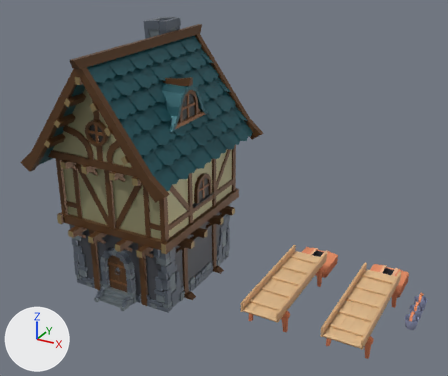
What one commit did to the glTF model roblox-games/mare-essentia/assets/inbox-hold/london_workshop_tin.glb.
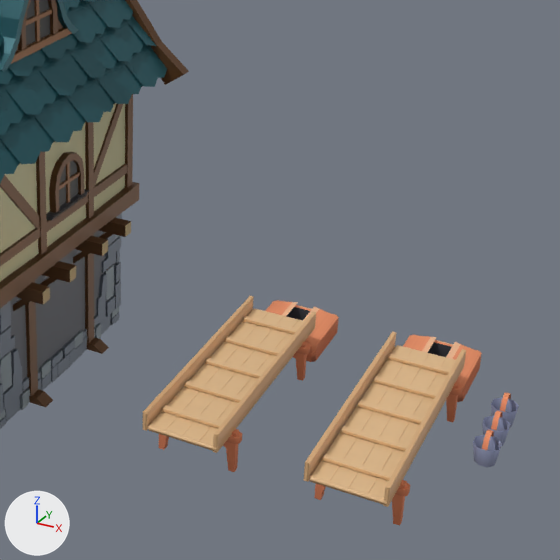
Each version appears first whole from a 50 mm camera at (14.77, -28.87, 20.9) aimed at (-0.58, -0.97, 6.95), and next in a close-up on the part from 38% to 100% of the width and 26% to 100% of the height. The axes (+X, +Y, +Z) are drawn at lower left. The lights are the same throughout. The older version's two pictures come first. Where no turn or scale is listed for an object, it has been applied to the vertices.

Names of what the first close-up shows: 'House_1', 'Wood_Plank_A', 'Wood_Plank_A.001', 'Wood_Plank_A.002', 'Wood_Plank_A.004', 'Wood_Plank_A.005', 'Wood_Plank_A.011', 'Wood_Plank_A.012', 'Wood_Plank_A.013', 'Wood_Plank_A.015', 'Wood_Plank_A.016', 'box-open.001' and 20 more.
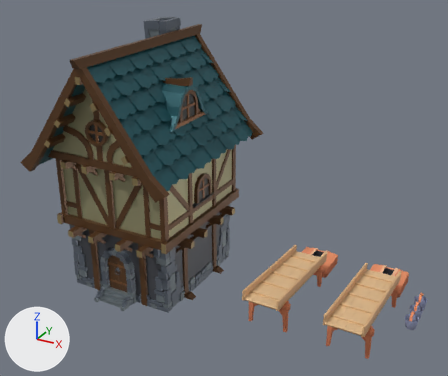
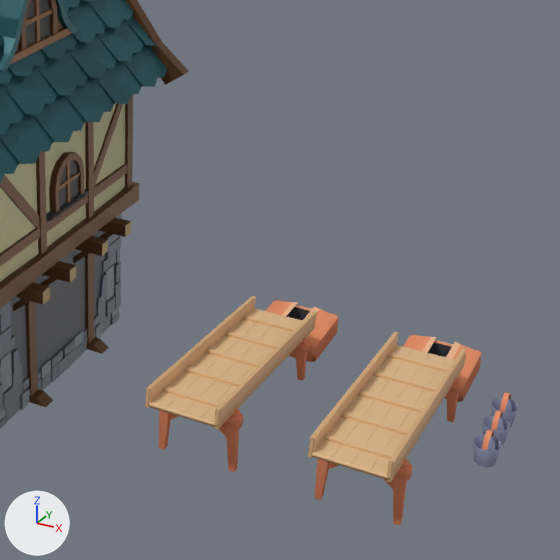
Not drawn themselves, but carrying or shaping drawn objects: ob_sluice_timber_support_001, ob_sluice_base_plank, ob_sluice_base_plank_001, ob_sluice_base_plank_002, ob_sluice_base_plank_003, ob_sluice_raised_sideboard, ob_sluice_raised_sideboard_001, ob_sluice_riffle, ob_sluice_timber_support_002, ob_sluice_timber_support_003, ob_sluice_base_plank_004, ob_sluice_base_plank_005, ob_sluice_base_plank_006, ob_sluice_base_plank_007, ob_sluice_raised_sideboard_002, ob_sluice_raised_sideboard_003, ob_sluice_riffle_005.

Boxes (x1, y1, x2, y2) around the edits, measured in the close-ups (560 x 560 px):
'Wood_Plank_A.013', moved, turned
    before: (348, 353, 446, 499)
    after: (350, 353, 446, 475)
'Wood_Plank_A.005', moved, turned
    before: (213, 312, 316, 453)
    after: (214, 311, 317, 429)
'Wood_Plank_A.012', moved, turned
    before: (329, 349, 430, 493)
    after: (331, 349, 430, 468)
'Wood_Plank_A.011', moved, turned
    before: (310, 345, 413, 487)
    after: (312, 345, 413, 463)
'Wood_Plank_A.004', moved, turned
    before: (143, 296, 254, 431)
    after: (145, 295, 256, 408)
'Wood_Plank_A.002', moved, turned
    before: (182, 316, 299, 446)
    after: (183, 316, 298, 422)
'Wood_Plank_A.001', moved, turned
    before: (165, 312, 284, 441)
    after: (166, 312, 283, 417)
'Wood_Plank_A', moved, turned
    before: (148, 308, 269, 435)
    after: (149, 309, 269, 412)
'Wood_Plank_A.015', moved, turned
    before: (304, 332, 396, 482)
    after: (308, 332, 399, 458)
'Wood_Plank_A.016', moved, turned
    before: (383, 349, 466, 507)
    after: (386, 348, 467, 482)
'Wood_Plank_A.014', moved, turned
    before: (367, 358, 456, 506)
    after: (370, 358, 454, 481)
'Wood_Plank_A.003', moved, turned
    before: (199, 320, 304, 451)
    after: (200, 320, 302, 428)
'wood-support.003', rescaled
    before: (314, 480, 410, 526)
    after: (314, 459, 413, 526)
'wood-support.001', rescaled
    before: (159, 429, 242, 472)
    after: (159, 409, 243, 472)
'Wood_Plank_A.017', moved, turned
    before: (388, 354, 451, 375)
    after: (389, 352, 450, 372)
'wood-support.002', rescaled (7% taller)
    before: (446, 381, 463, 423)
    after: (445, 378, 463, 423)
'Wood_Plank_A.006', moved
    before: (244, 316, 298, 334)
    after: (244, 315, 296, 332)

What changed in the scene script:
```text
Change ob_sluice_timber_support_001:
    ob_sluice_timber_support_001.scale: (2.3, 1.4, 1.25) -> (2.3, 1.4, 1.88)
Change ob_sluice_base_plank:
    ob_sluice_base_plank.location: (2.35, 0.0, 1.23) -> (2.35, 0.0, 1.6)
    ob_sluice_base_plank.rotation_euler: (0.0, 0.0, 0.0) -> (-0.0997, 0.0, 0.0)  # degrees (0, 0, 0) -> degrees (-5.7, 0, 0)
Change ob_sluice_base_plank_001:
    ob_sluice_base_plank_001.location: (2.85, 0.0, 1.23) -> (2.85, 0.0, 1.6)
    ob_sluice_base_plank_001.rotation_euler: (0.0, 0.0, 0.0) -> (-0.0997, 0.0, 0.0)  # degrees (0, 0, 0) -> degrees (-5.7, 0, 0)
Change ob_sluice_base_plank_002:
    ob_sluice_base_plank_002.location: (3.35, 0.0, 1.23) -> (3.35, 0.0, 1.6)
    ob_sluice_base_plank_002.rotation_euler: (0.0, 0.0, 0.0) -> (-0.0997, 0.0, 0.0)  # degrees (0, 0, 0) -> degrees (-5.7, 0, 0)
Change ob_sluice_base_plank_003:
    ob_sluice_base_plank_003.location: (3.85, 0.0, 1.23) -> (3.85, 0.0, 1.6)
    ob_sluice_base_plank_003.rotation_euler: (0.0, 0.0, 0.0) -> (-0.0997, 0.0, 0.0)  # degrees (0, 0, 0) -> degrees (-5.7, 0, 0)
Change ob_sluice_raised_sideboard:
    ob_sluice_raised_sideboard.location: (2.06, 0.0, 1.49) -> (2.12, 0.0259, 1.859)
    ob_sluice_raised_sideboard.rotation_euler: (0.0, -1.571, 0.0) -> (-1.571, -1.471, 1.571)  # degrees (0, -90, 0) -> degrees (-90, -84, 90)
Change ob_sluice_raised_sideboard_001:
    ob_sluice_raised_sideboard_001.location: (4.14, 0.0, 1.49) -> (4.14, 0.0259, 1.859)
    ob_sluice_raised_sideboard_001.rotation_euler: (0.0, -1.571, 0.0) -> (-1.571, -1.471, 1.571)  # degrees (0, -90, 0) -> degrees (-90, -84, 90)
Change ob_sluice_riffle:
    ob_sluice_riffle.location: (3.1, 2.8, 1.39) -> (3.1, 2.798, 1.441)
Change ob_sluice_timber_support_002:
    ob_sluice_timber_support_002.scale: (2.3, 1.4, 1.25) -> (2.3, 1.4, 1.37)
Change ob_sluice_timber_support_003:
    ob_sluice_timber_support_003.scale: (2.3, 1.4, 1.25) -> (2.3, 1.4, 1.88)
Change ob_sluice_base_plank_004:
    ob_sluice_base_plank_004.location: (6.95, 0.0, 1.23) -> (6.95, 0.0, 1.6)
    ob_sluice_base_plank_004.rotation_euler: (0.0, 0.0, 0.0) -> (-0.0997, 0.0, 0.0)  # degrees (0, 0, 0) -> degrees (-5.7, 0, 0)
Change ob_sluice_base_plank_005:
    ob_sluice_base_plank_005.location: (7.45, 0.0, 1.23) -> (7.45, 0.0, 1.6)
    ob_sluice_base_plank_005.rotation_euler: (0.0, 0.0, 0.0) -> (-0.0997, 0.0, 0.0)  # degrees (0, 0, 0) -> degrees (-5.7, 0, 0)
Change ob_sluice_base_plank_006:
    ob_sluice_base_plank_006.location: (7.95, 0.0, 1.23) -> (7.95, 0.0, 1.6)
    ob_sluice_base_plank_006.rotation_euler: (0.0, 0.0, 0.0) -> (-0.0997, 0.0, 0.0)  # degrees (0, 0, 0) -> degrees (-5.7, 0, 0)
Change ob_sluice_base_plank_007:
    ob_sluice_base_plank_007.location: (8.45, 0.0, 1.23) -> (8.45, 0.0, 1.6)
    ob_sluice_base_plank_007.rotation_euler: (0.0, 0.0, 0.0) -> (-0.0997, 0.0, 0.0)  # degrees (0, 0, 0) -> degrees (-5.7, 0, 0)
Change ob_sluice_raised_sideboard_002:
    ob_sluice_raised_sideboard_002.location: (6.66, 0.0, 1.49) -> (6.72, 0.0259, 1.859)
    ob_sluice_raised_sideboard_002.rotation_euler: (0.0, -1.571, 0.0) -> (-1.571, -1.471, 1.571)  # degrees (0, -90, 0) -> degrees (-90, -84, 90)
Change ob_sluice_raised_sideboard_003:
    ob_sluice_raised_sideboard_003.location: (8.74, 0.0, 1.49) -> (8.74, 0.0259, 1.859)
    ob_sluice_raised_sideboard_003.rotation_euler: (0.0, -1.571, 0.0) -> (-1.571, -1.471, 1.571)  # degrees (0, -90, 0) -> degrees (-90, -84, 90)
Change ob_sluice_riffle_005:
    ob_sluice_riffle_005.location: (7.7, 2.8, 1.39) -> (7.7, 2.798, 1.441)
    ob_sluice_riffle_005.rotation_euler: (0.0, 0.0, 1.571) -> (0.0, 0.0997, 1.571)  # degrees (0, 0, 90) -> degrees (0, 5.7, 90)
```
